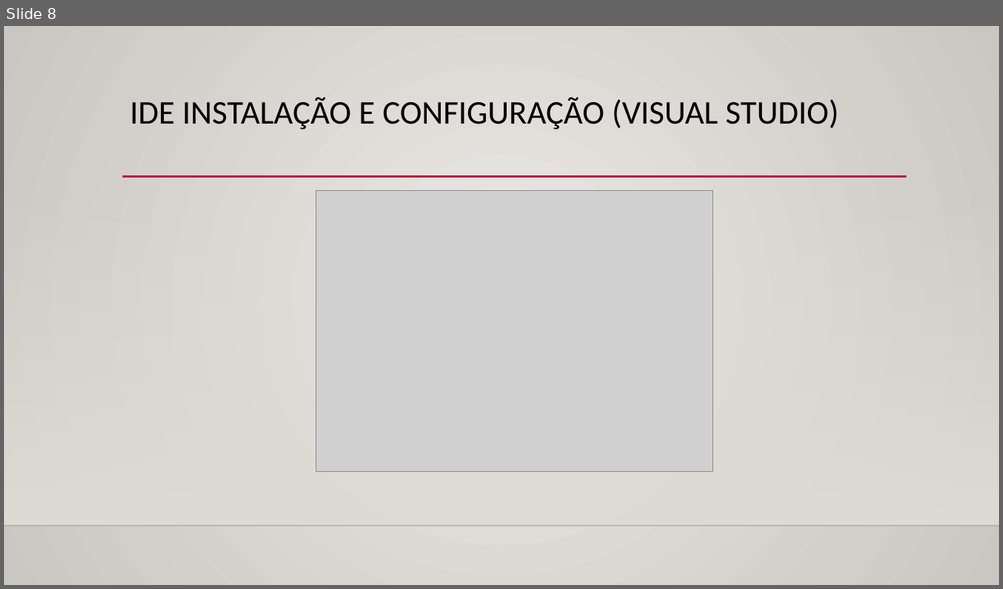
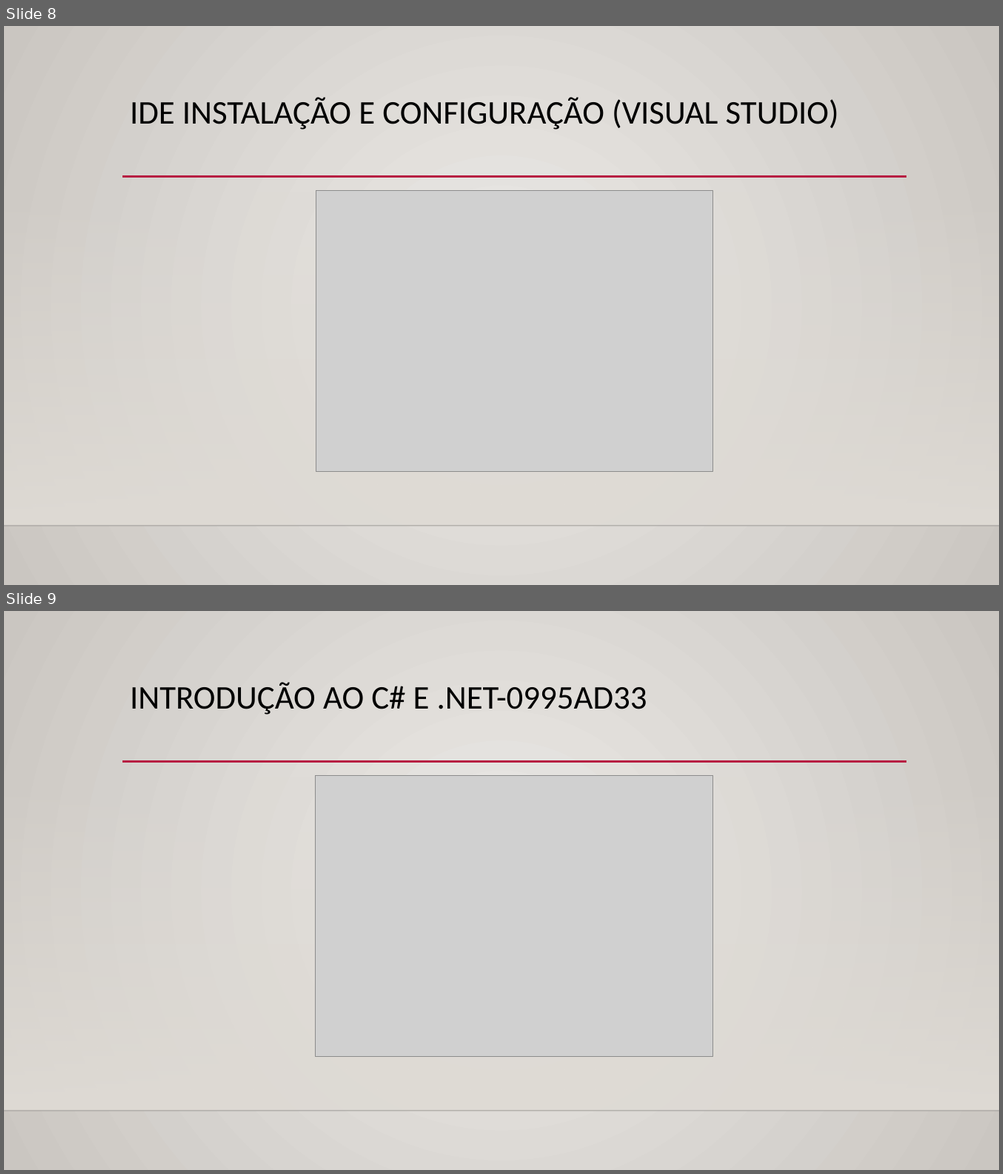
Before and after one commit to Rosem111/Evolu-o-na-DIO, a slide deck: Conquistas/Conquistas.pptx. Shown one above the other, each under a label of ours: slide 8 before the commit, slides 8 and 9 after it. The pictures are 1003x589 and 1003x1174 pixels, drawn with LibreOffice and Linux fonts; fonts in the diff are those of the drawing; grey boxes stand for pictures; background and template pictures are left out. Boxes give left, top, right and bottom in pixels: in the first picture for what was removed or moved away, otherwise in the second. Text is boxed around its words. In the diff, an @@ line names an element or a change of style, - is before the commit and + after.

Commit message:
Conquistas até o Atual Momento.

```diff
--- a/Conquistas/Conquistas.pptx
+++ b/Conquistas/Conquistas.pptx
@@ slide 9 added at [4,611,999,1170], background gradient #ECEAE7 to #CAC7C1; not listed: 3 template elements that a slide beside it also shows @@
@@ title added at [130,682,647,715], 32 pt, text #000000 @@
+INTRODUÇÃO AO C# E .NET-0995AD33
@@ picture added at [316,775,714,1056] @@
```
